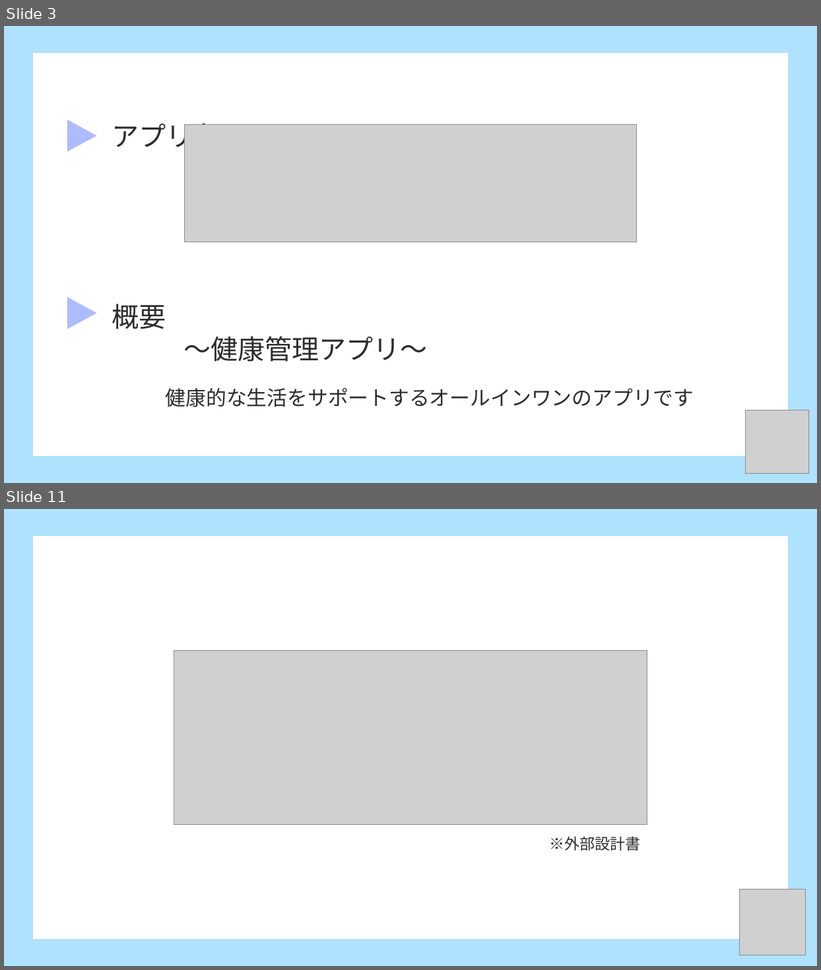
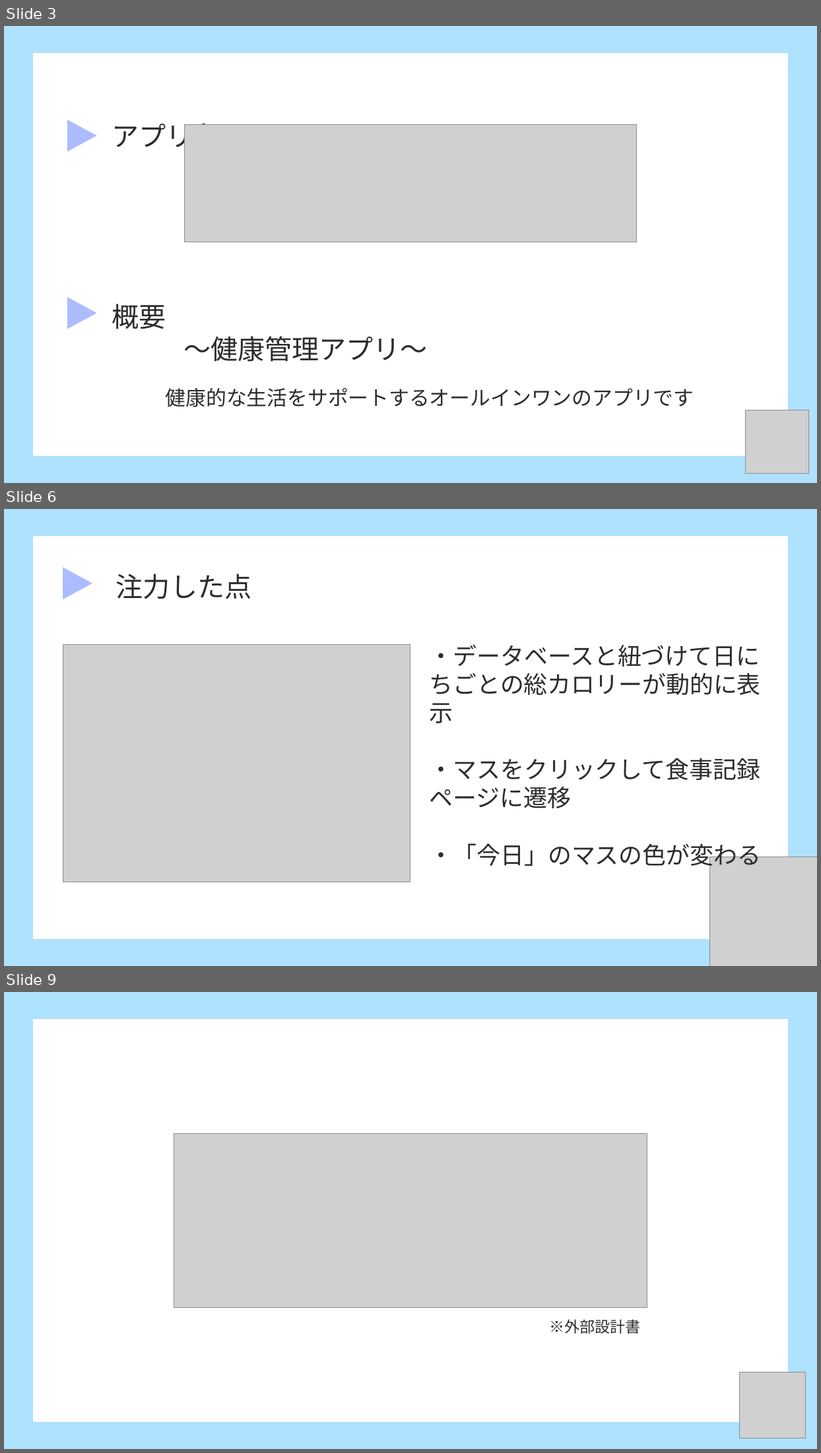
Before and after one commit to dojo2023/D-1, a slide deck: doc/発表資料.pptx. Shown one above the other, each under a label of ours: slides 3 and 11 before the commit, slides 3, 6 and 9 after it; the slides between them are not shown. The pictures are 821x970 and 821x1453 pixels, drawn with LibreOffice and Linux fonts; fonts in the diff are those of the drawing; grey boxes stand for pictures. Boxes give left, top, right and bottom in pixels: in the first picture for what was removed or moved away, otherwise in the second. Text is boxed around its words. In the diff, an @@ line names an element or a change of style, - is before the commit and + after.

```diff
--- a/doc/発表資料.pptx
+++ b/doc/発表資料.pptx
@@ slide 6 added at box(4, 509, 817, 966), background #AEE2FF @@
@@ rectangle added at box(33, 536, 789, 939), fill #FFFFFF @@
@@ triangle added at box(63, 567, 92, 599), fill #ACBCFF @@
@@ text added at box(116, 574, 252, 599), 32 pt, text #2C2C2C @@
+注力した点
@@ picture added at box(63, 644, 410, 883) @@
@@ text added at box(430, 644, 761, 871), 28 pt, text #2C2C2C @@
+・データベースと紐づけて日にちごとの総カロリーが動的に表示
+・マスをクリックして食事記録ページに遷移
+・「今日」のマスの色が変わる
@@ picture added at box(710, 857, 817, 966) @@
@@ what was slide 11 is now slide 9 @@
```
Also in this commit, not shown: 2 slides changed, 4 other slides added, 6 slides removed, 1 other file.
